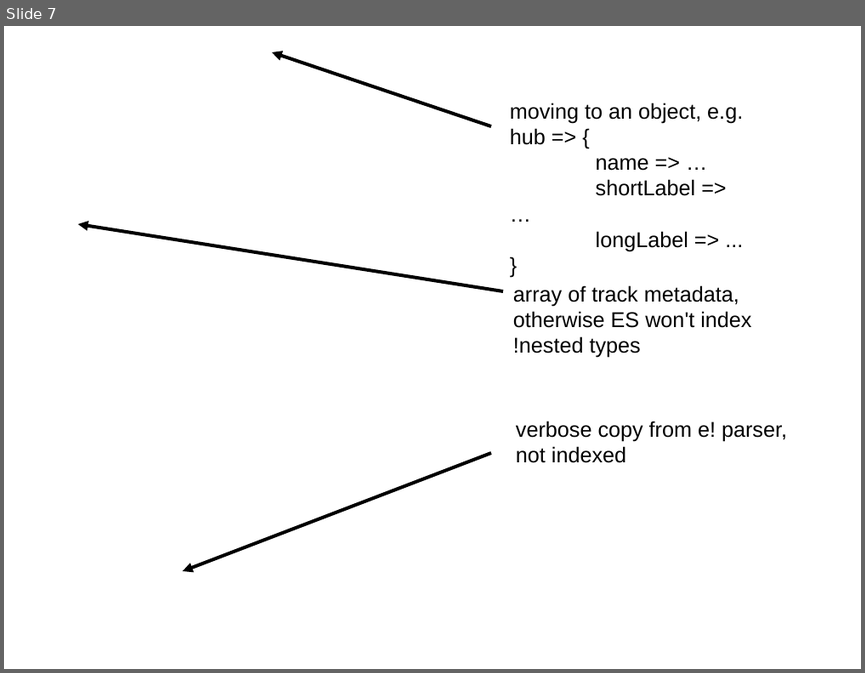
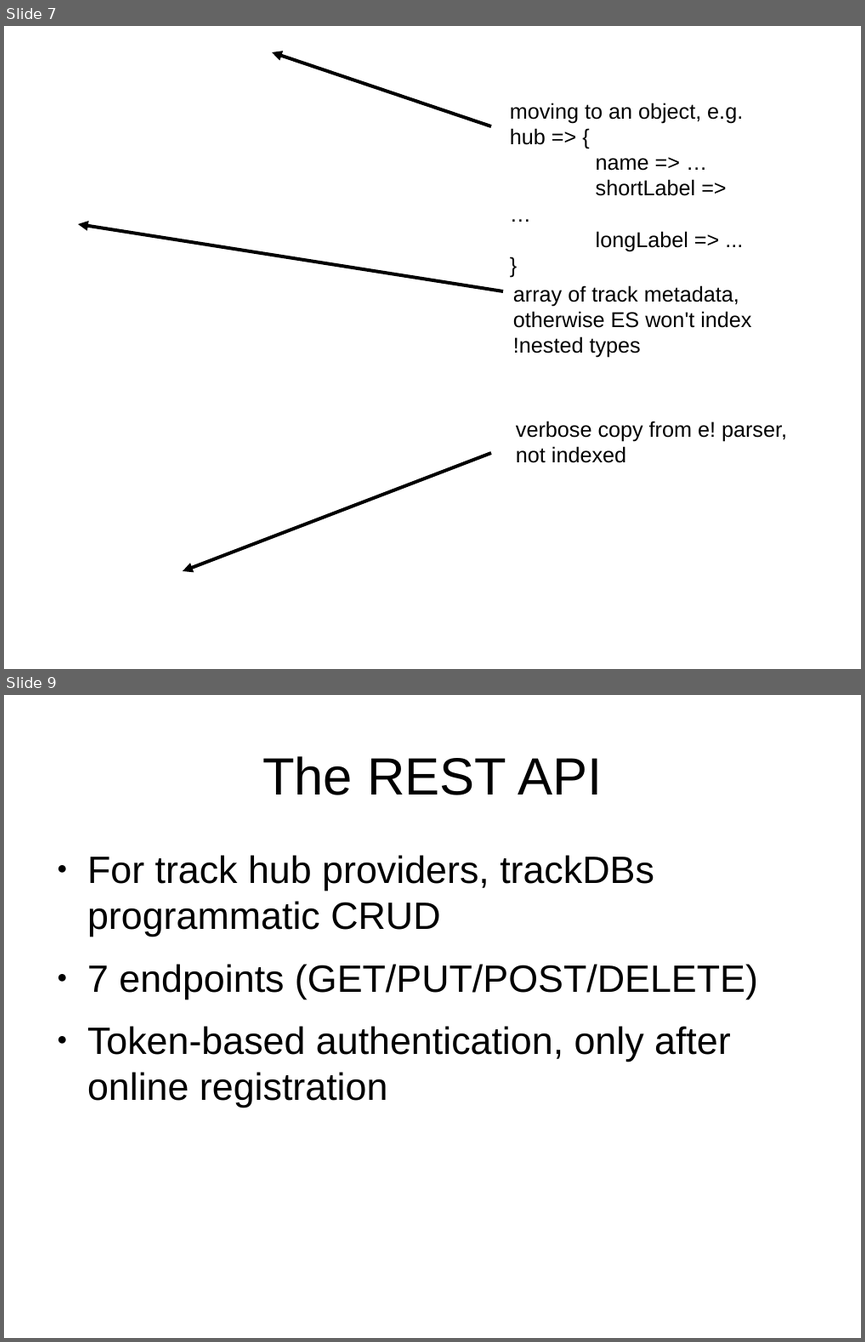
Before and after one commit to Ensembl/trackhub-registry, a slide deck: docs/code_review_07-05-15/talk.odp. Shown one above the other, each under a label of ours: slide 7 before the commit, slides 7 and 9 after it; the slides between them are not shown. The pictures are 865x673 and 865x1342 pixels, drawn with LibreOffice and Linux fonts; fonts in the diff are those of the drawing; background and template pictures are left out. Boxes give left, top, right and bottom in pixels: in the first picture for what was removed or moved away, otherwise in the second. Text is boxed around its words. In the diff, an @@ line names an element or a change of style, - is before the commit and + after.

Commit message:
Initiate discussion about REST API.

```diff
--- a/docs/code_review_07-05-15/talk.odp
+++ b/docs/code_review_07-05-15/talk.odp
@@ slide 9 added at (x1=4, y1=695, x2=861, y2=1338), background #FFFFFF @@
@@ title added at (x1=262, y1=756, x2=602, y2=795), 44 pt, text #000000 @@
+The REST API
@@ text added at (x1=87, y1=855, x2=758, y2=1107), 32 pt, text #000000 @@
+● For track hub providers, trackDBs programmatic CRUD
+● 7 endpoints (GET/PUT/POST/DELETE)
+● Token-based authentication, only after online registration
```
Also in this commit, not shown: 1 slide changed, 3 other slides added, 1 other file.
